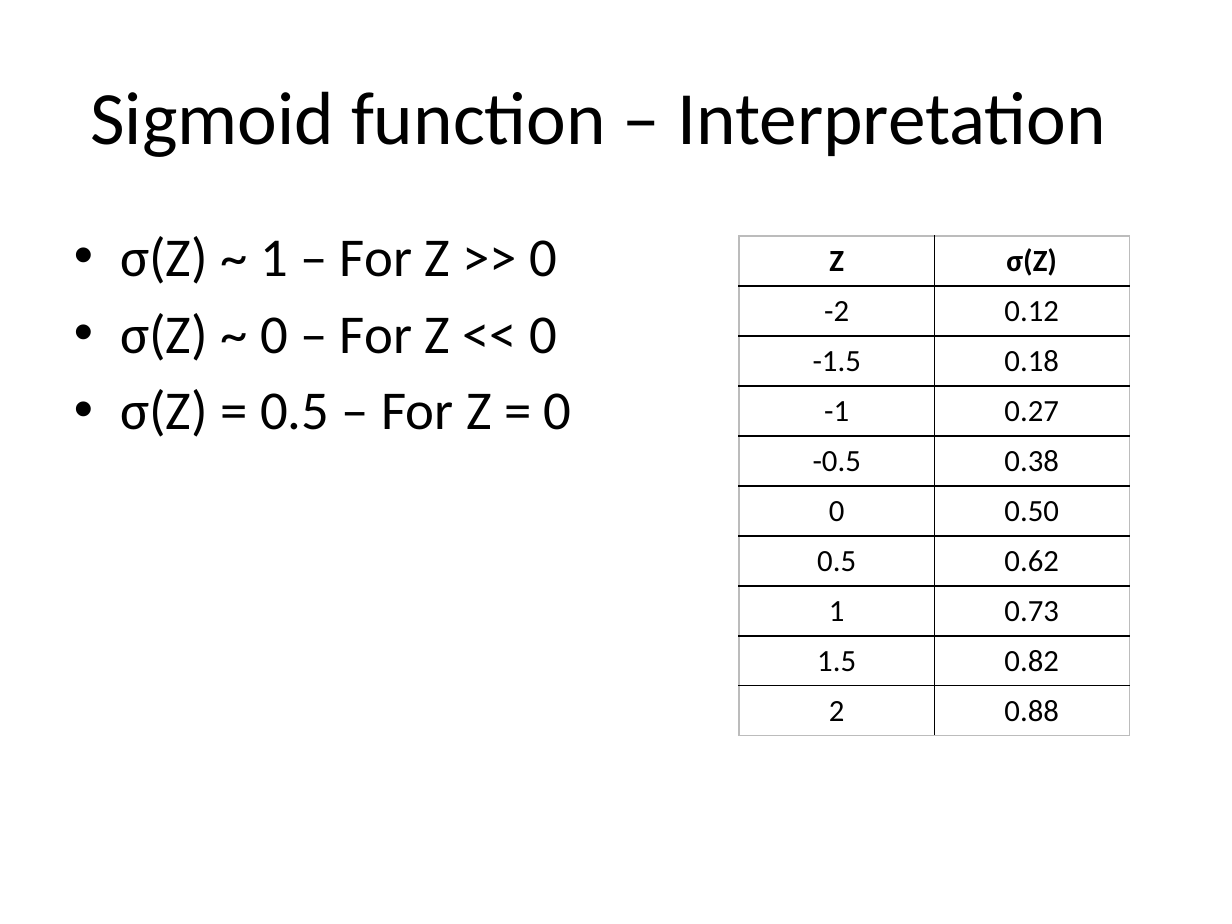
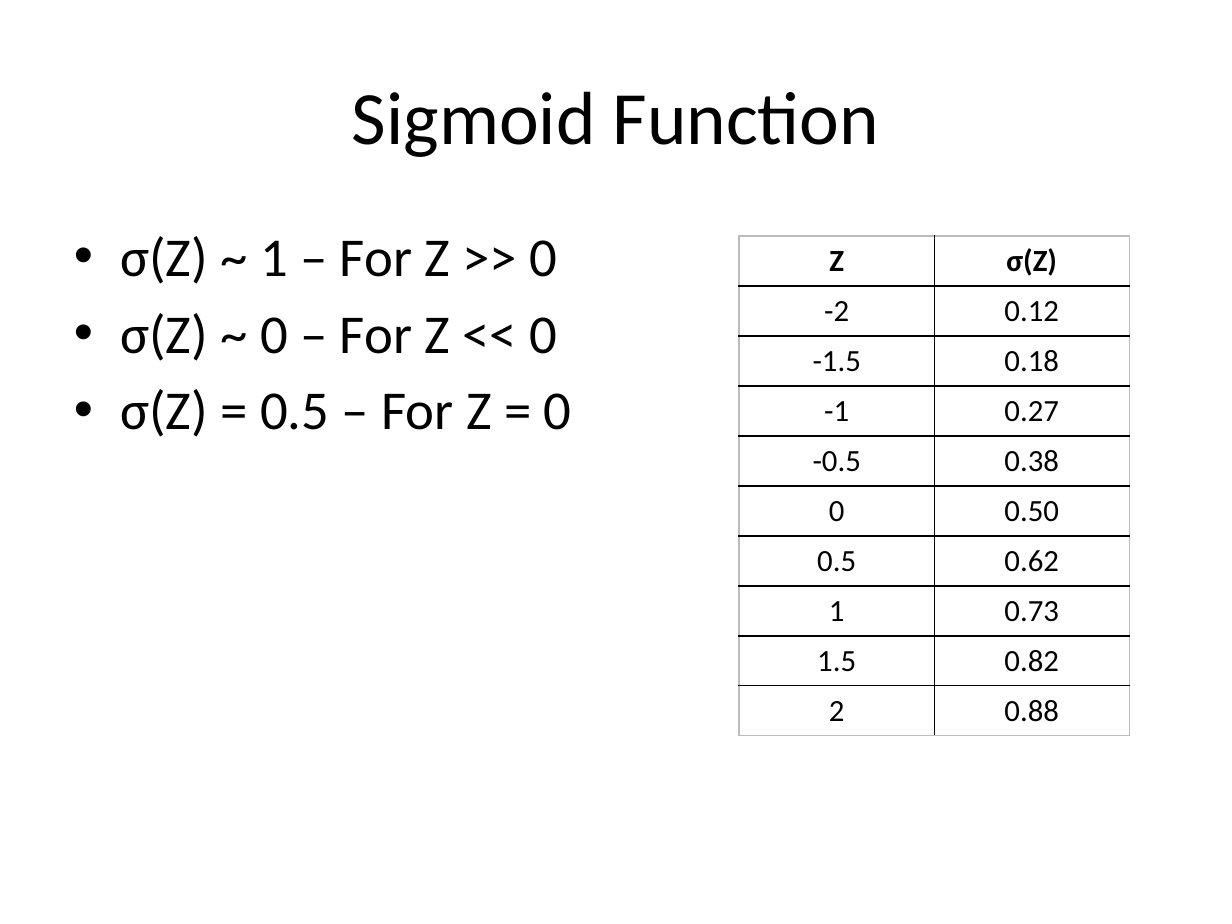
Before and after one commit to look4pritam/ArtificialIntelligence, a slide deck: slide 5 of ArtificialNeuralNetwork/ArtificialNeuralNetwork.pptx (slide 6 before the commit). Drawn at 1232x924 pixels with LibreOffice and Linux fonts; fonts in the diff are those of the drawing. Boxes give left, top, right and bottom in pixels: in the first picture for what was removed or moved away, otherwise in the second. Text is boxed around its words. In the diff, an @@ line names an element or a change of style, - is before the commit and + after.

```diff
--- a/ArtificialNeuralNetwork/ArtificialNeuralNetwork.pptx
+++ b/ArtificialNeuralNetwork/ArtificialNeuralNetwork.pptx
@@ title at [352, 91, 879, 157]: text changed @@
-Sigmoid function – Interpretation
+Sigmoid Function
```
Also in this commit, not shown: 9 other slides changed, 1 slide removed.
